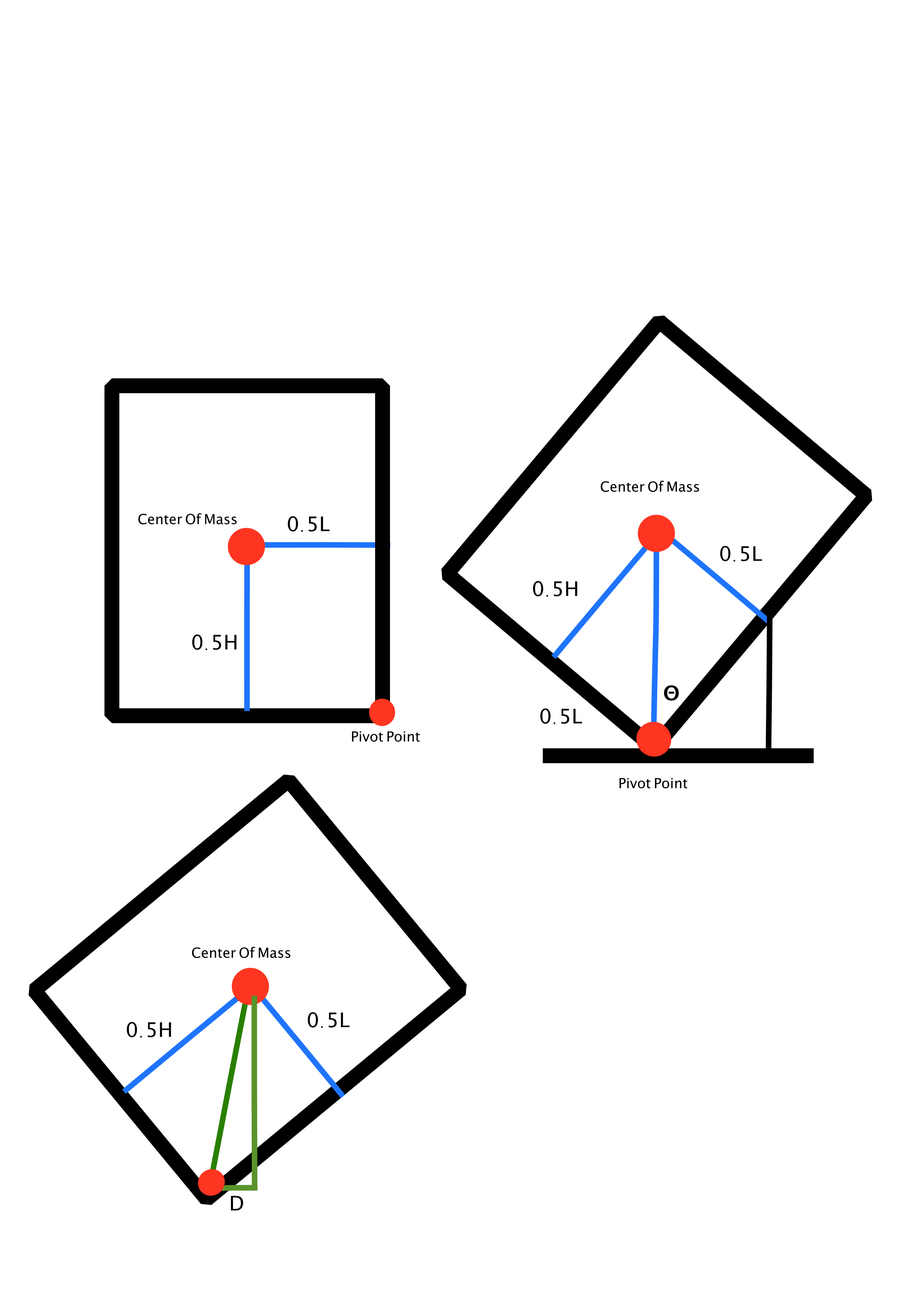
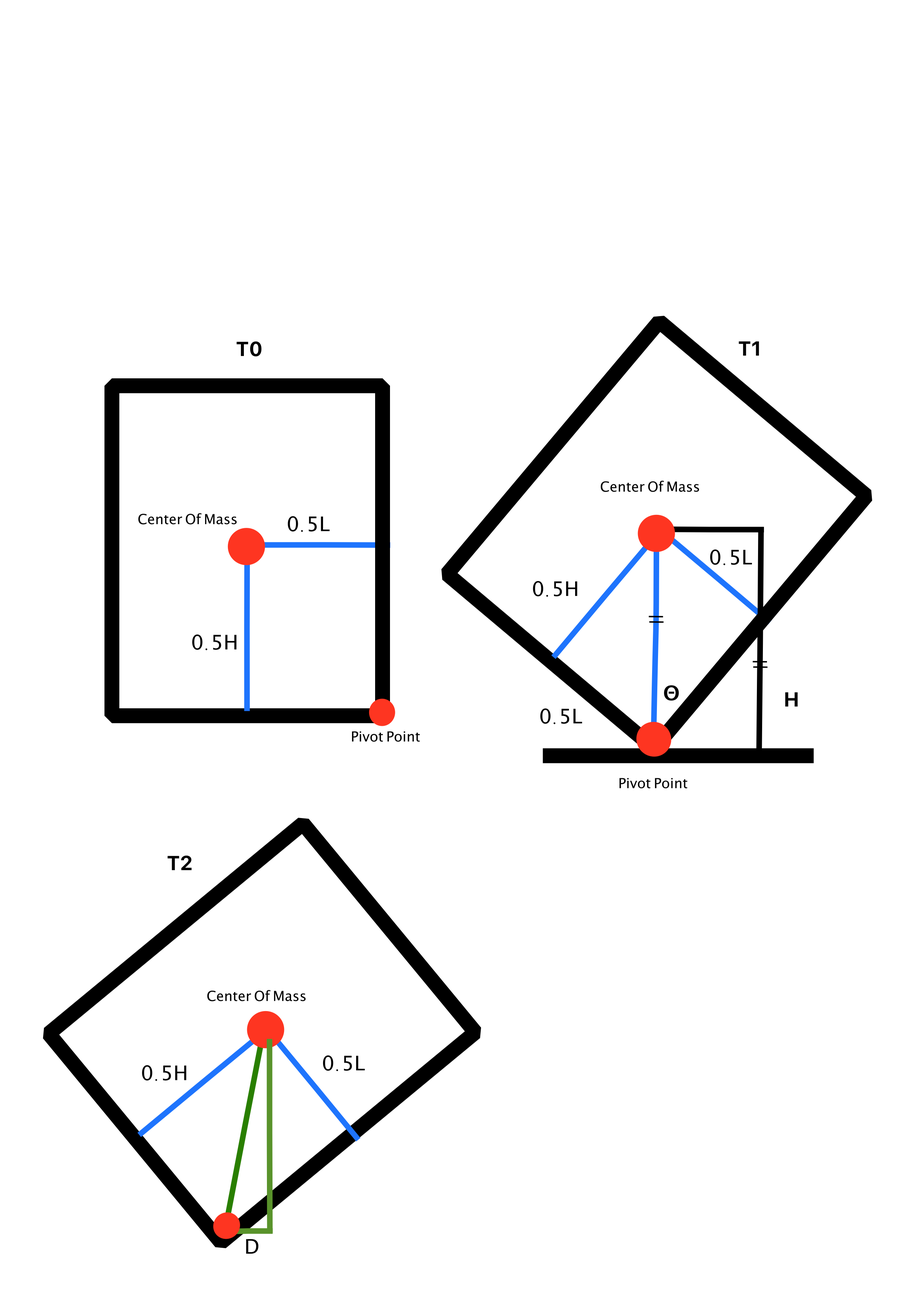
Two versions of the same layered image (922 × 1305). Layer-by-layer changes:
pixels changed over (x1=28, y1=315, x2=873, y2=1254) (layer not identified)
